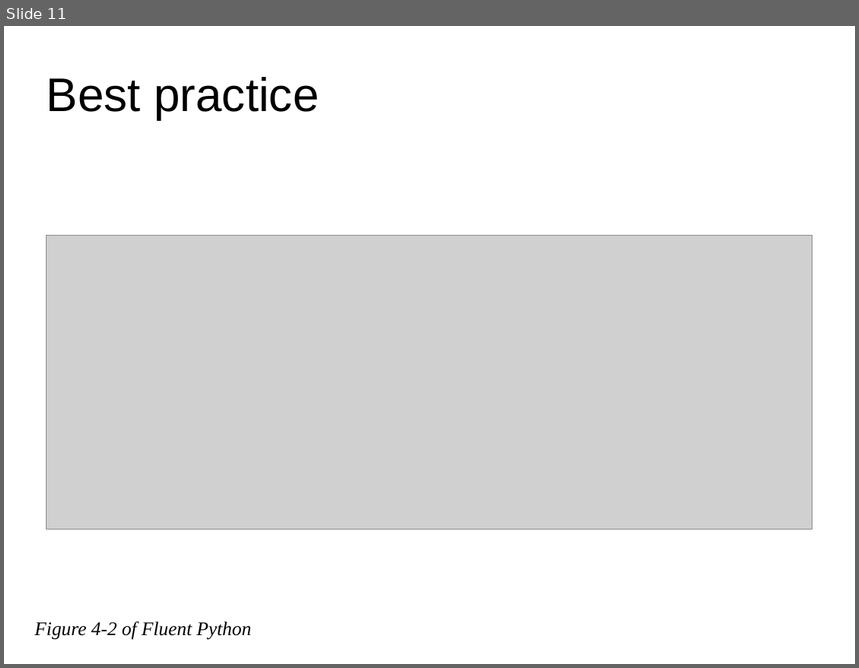
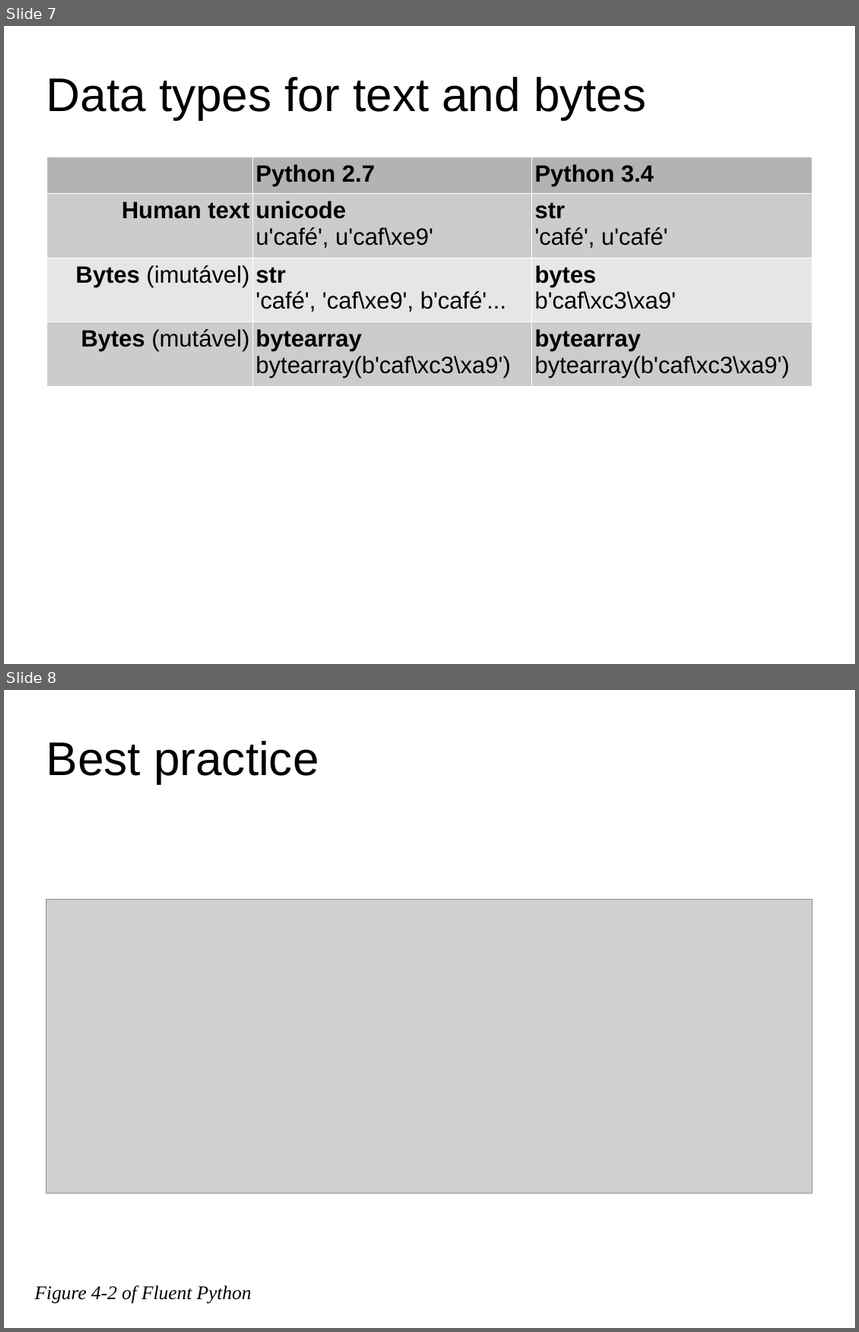
Before and after one commit to fluentpython/unicode-solutions, a slide deck: unicode-solutions.odp. Shown one above the other, each under a label of ours: slide 11 before the commit, slides 7 and 8 after it. The pictures are 859x668 and 859x1332 pixels, drawn with LibreOffice and Linux fonts; fonts in the diff are those of the drawing; grey boxes stand for pictures; background and template pictures are left out. Boxes give left, top, right and bottom in pixels: in the first picture for what was removed or moved away, otherwise in the second. Text is boxed around its words. In the diff, an @@ line names an element or a change of style, - is before the commit and + after.

```diff
--- a/unicode-solutions.odp
+++ b/unicode-solutions.odp
@@ slide 7 added at <box>4,26,855,664</box>, background #FFFFFF @@
@@ title added at <box>47,77,646,120</box>, 44 pt, text #000000 @@
+Data types for text and bytes
@@ table added at <box>47,157,812,381</box>, 4 rows, 3 columns @@
+ | Python 2.7 | Python 3.4
+Human text | unicode / u'café', u'caf\xe9' | str / 'café', u'café'
+Bytes (imutável) | str / 'café', 'caf\xe9', b'café'... | bytes / b'caf\xc3\xa9'
+Bytes (mutável) | bytearray / bytearray(b'caf\xc3\xa9') | bytearray / bytearray(b'caf\xc3\xa9')
@@ what was slide 11 is now slide 8 @@
```
Also in this commit, not shown: 4 slides changed, 2 other files.
